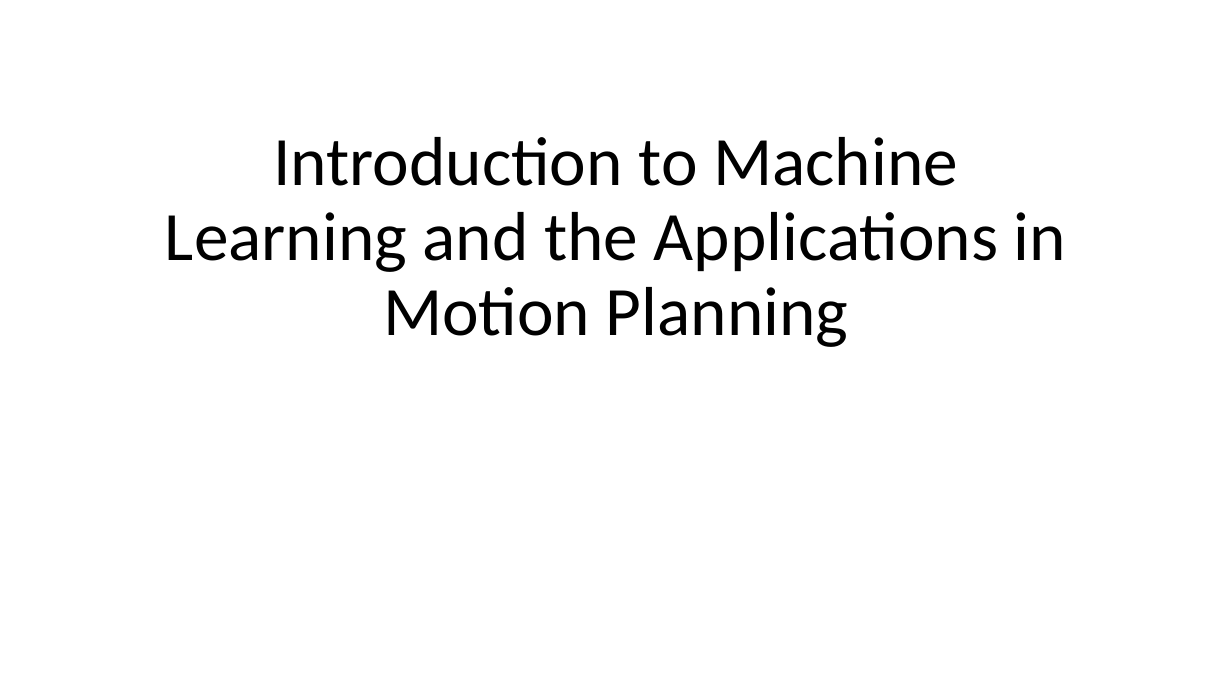
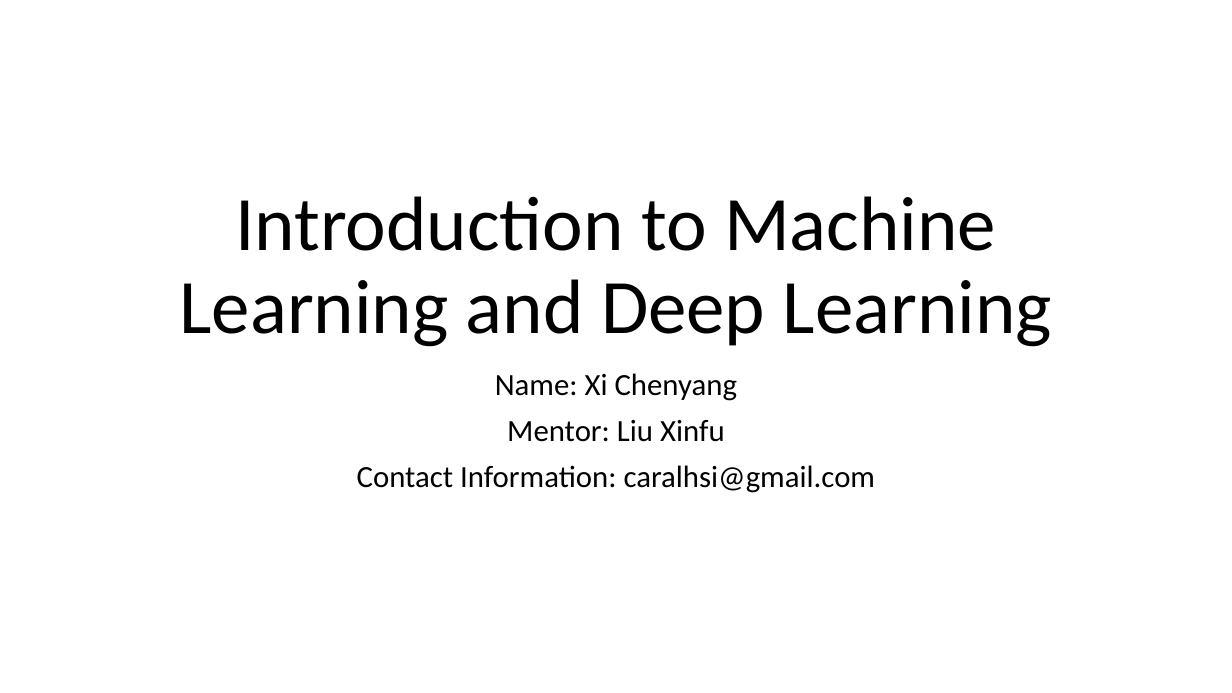
Before and after one commit to CaralBaby/Apply-Machine-Learning-in-Motion-Planning, a slide deck: slide 1 of Introduction to Machine Learning and the Applications in Motion Planning.pptx. Drawn at 1232x693 pixels with LibreOffice and Linux fonts; fonts in the diff are those of the drawing. Boxes give left, top, right and bottom in pixels: in the first picture for what was removed or moved away, otherwise in the second. Text is boxed around its words. In the diff, an @@ line names an element or a change of style, - is before the commit and + after.

Commit message:
finish...

```diff
--- a/Introduction to Machine Learning and the Applications in Motion Planning.pptx
+++ b/Introduction to Machine Learning and the Applications in Motion Planning.pptx
@@ title at [180, 196, 1052, 347]: text changed; size 54 to 60 pt @@
-Introduction to Machine Learning and the Applications in Motion Planning
+Introduction to Machine Learning and Deep Learning
@@ subtitle added at [357, 373, 876, 493], 24 pt, text #000000 @@
+Name: Xi Chenyang
+Mentor: Liu Xinfu
+Contact Information: caralhsi@gmail.com
```
Also in this commit, not shown: 18 other slides changed, 12 slides added.
